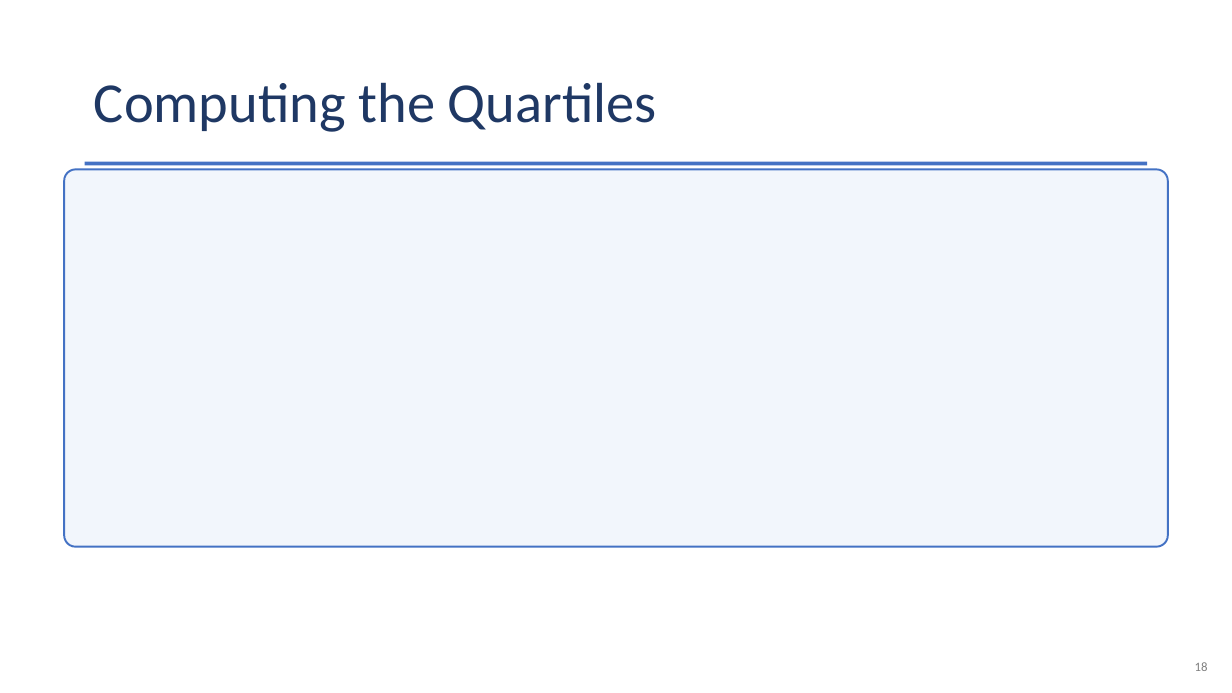
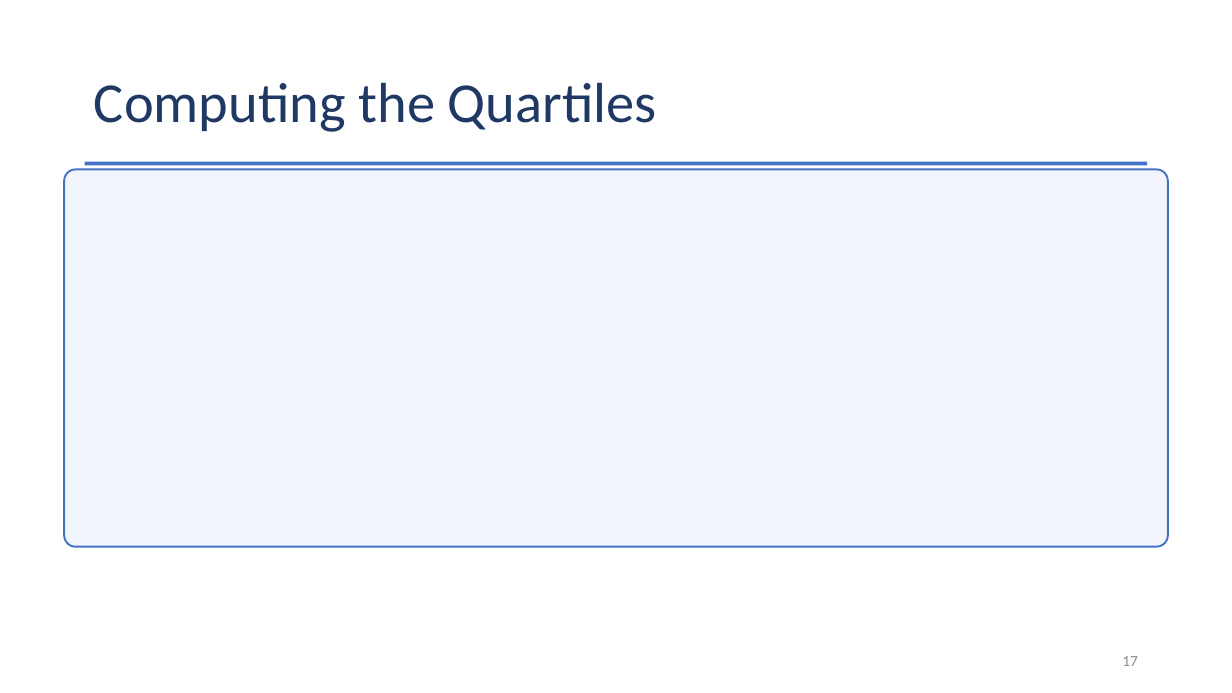
Before and after one commit to Jarred6068/Kvamme_UI_STAT251, a slide deck: slide 17 of docs/lecture_slides/Week 2/Week2_Lecture5_slides_1_19_2024.pptx (slide 18 before the commit). Drawn at 1232x693 pixels with LibreOffice and Linux fonts; fonts in the diff are those of the drawing; grey boxes stand for pictures. Boxes give left, top, right and bottom in pixels: in the first picture for what was removed or moved away, otherwise in the second. Text is boxed around its words. In the diff, an @@ line names an element or a change of style, - is before the commit and + after.

```diff
--- a/docs/lecture_slides/Week 2/Week2_Lecture5_slides_1_19_2024.pptx
+++ b/docs/lecture_slides/Week 2/Week2_Lecture5_slides_1_19_2024.pptx
@@ page number added at [1122, 656, 1138, 666], 12 pt, text #8C8C8C @@
+17
@@ text removed at [1195, 662, 1208, 671] @@
-18
```
Also in this commit, not shown: 29 other slides changed, 3 slides added, 4 slides removed, 1 other file.
